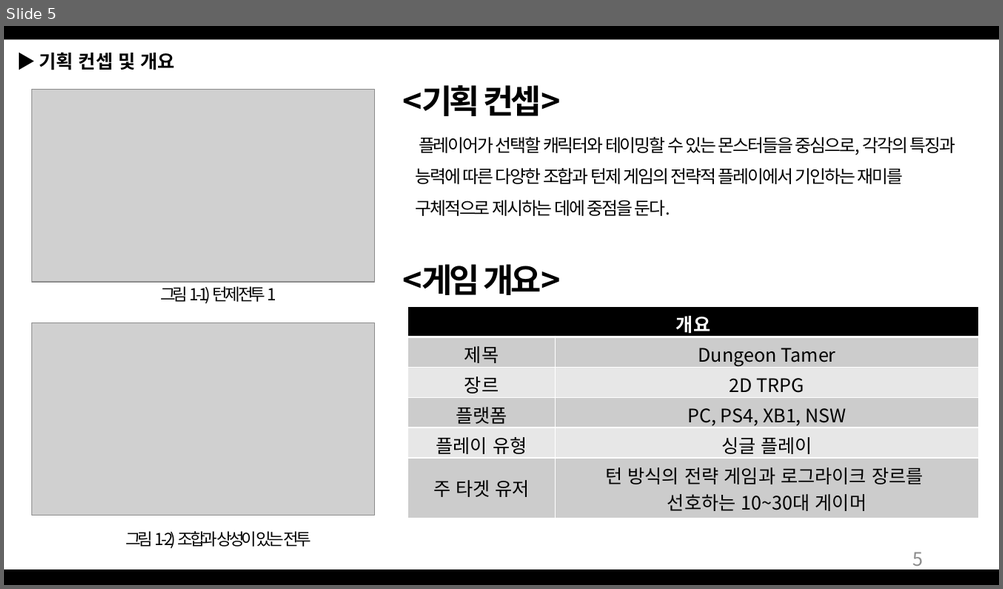
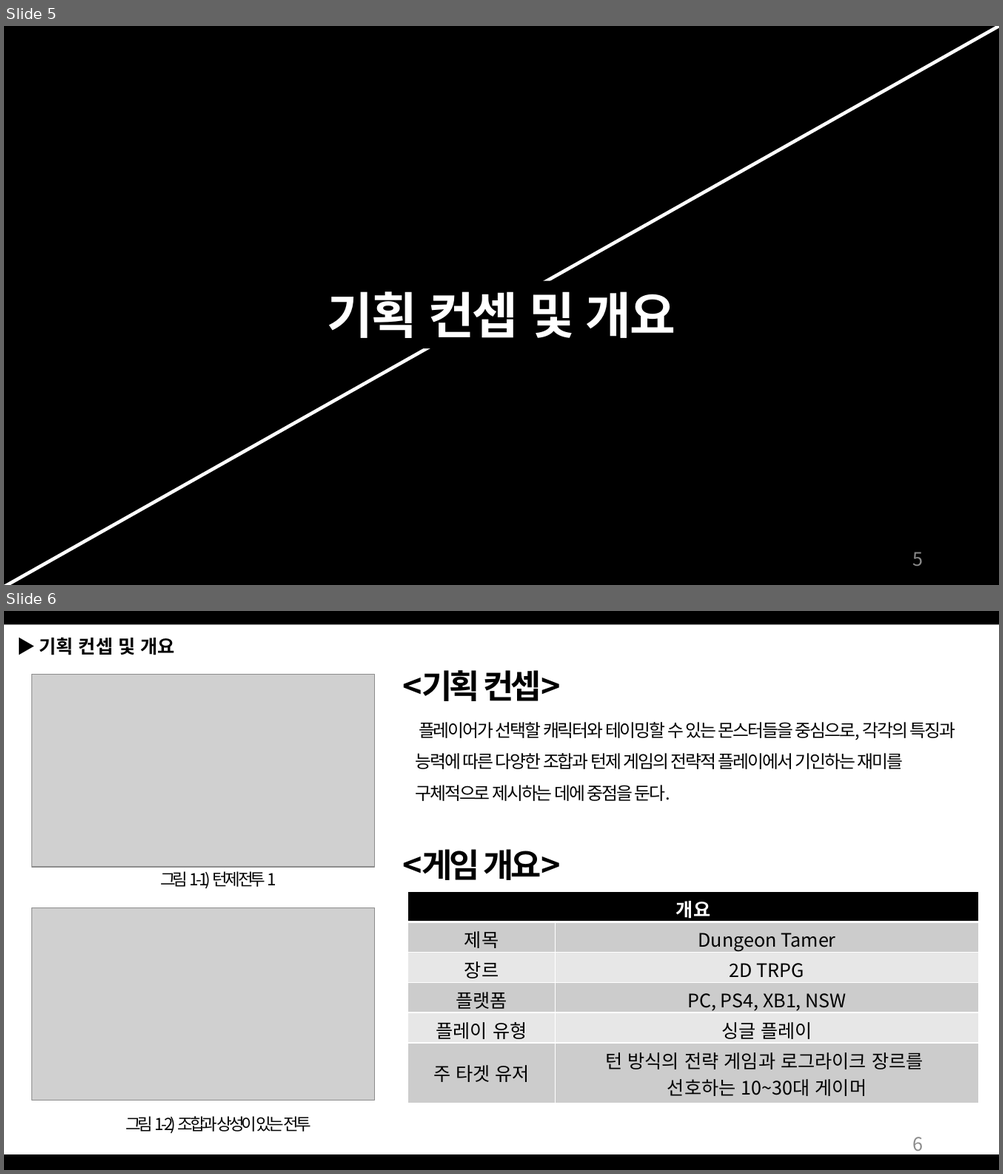
Before and after one commit to Bumizi/GameDesign, a slide deck: 2018 동계방학 기획자 특훈/Dungeon Tamer_190107.pptx. Shown one above the other, each under a label of ours: slide 5 before the commit, slides 5 and 6 after it. The pictures are 1003x589 and 1003x1174 pixels, drawn with LibreOffice and Linux fonts; fonts in the diff are those of the drawing; grey boxes stand for pictures. Boxes give left, top, right and bottom in pixels: in the first picture for what was removed or moved away, otherwise in the second. Text is boxed around its words. In the diff, an @@ line names an element or a change of style, - is before the commit and + after.

```diff
--- a/2018 동계방학 기획자 특훈/Dungeon Tamer_190107.pptx
+++ b/2018 동계방학 기획자 특훈/Dungeon Tamer_190107.pptx
@@ slide 5 added at (x1=4, y1=26, x2=999, y2=585), background #000000 @@
@@ line added from (999, 26) to (4, 585), #FFFFFF 3.25 pt @@
@@ text added at (x1=327, y1=292, x2=676, y2=338), 48 pt, text #FFFFFF, bold @@
+기획 컨셉 및 개요
@@ page number added at (x1=912, y1=552, x2=922, y2=566), 18 pt, text #8C8C8C @@
+5
@@ what was slide 5 is now slide 6 @@
@@ page number at (x1=912, y1=1137, x2=922, y2=1156): text changed @@
-5
+6
```
Also in this commit, not shown: 12 slides changed, 10 other slides added.
